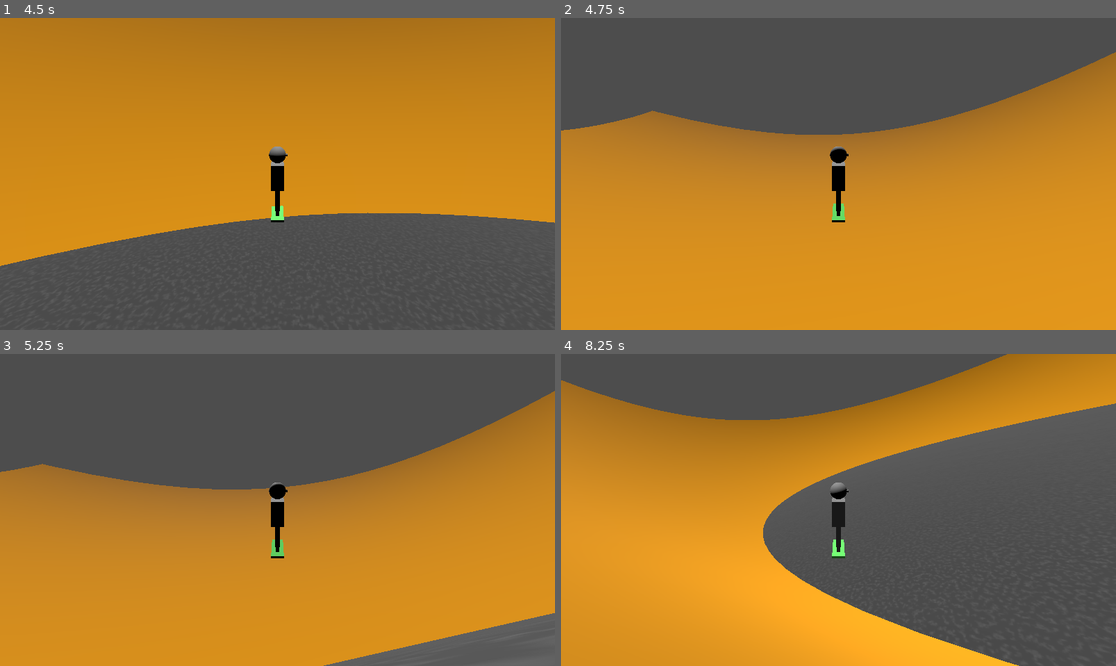
Above: before the commit, frames 1-4 (two rows, left to right).
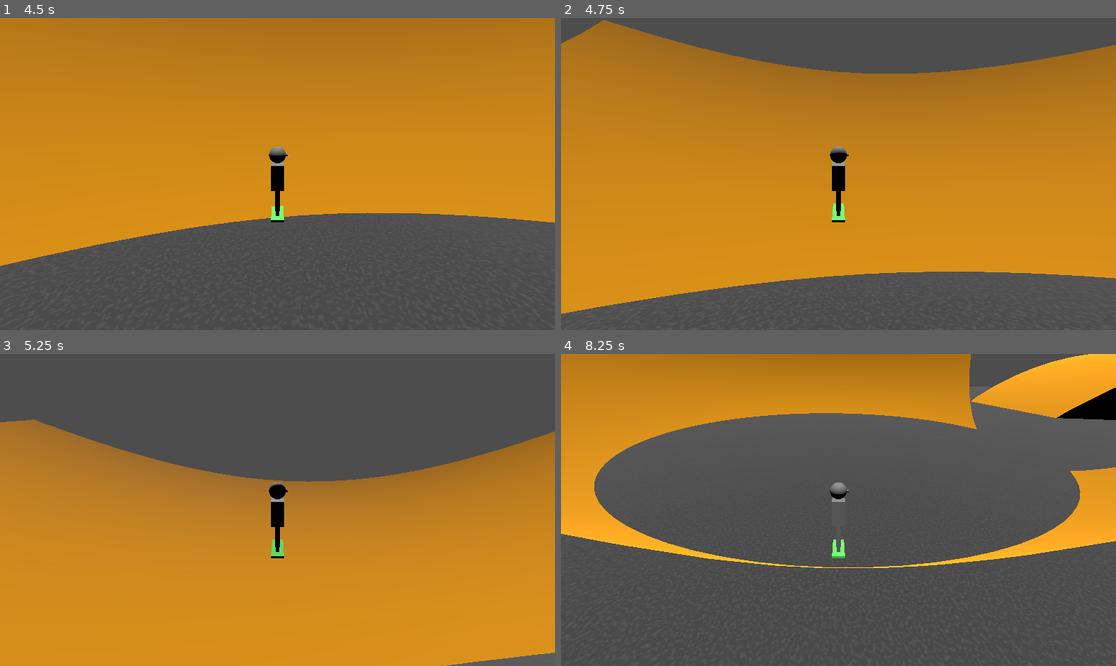
Above: after the commit, the same moments.

Repository: Griiimon/Skateboard-Demo
Game: Godot game, scene res://level.tscn
Same seed, same stepped clock (60 frames per second), same inputs: the game is played once before the commit and once after it.
Inputs:
- Up to frame 1 (4.5 s): hold D (turn_right) 0.53-1.28 s; tap W (push) every 0.75 s from 0.6 to 4.35 s; hold S (brake) 1.28-2.03 s; hold D (turn_right) 2.03-3.53 s; hold A (turn_left) from 3.53 s (still down)
- Up to frame 2 (4.75 s): keep holding A (turn_left)
- Up to frame 3 (5.25 s): release A (turn_left) at 5.03 s; hold S (brake) from 5.03 s (still down); tap W (push) at 5.1 s
- Up to frame 4 (8.25 s): release S (brake) at 5.78 s; hold D (turn_right) 5.78-8.03 s; tap W (push) every 0.75 s from 5.85 to 8.1 s; hold S (brake) from 8.03 s (still down)

Frame 1 is identical in both runs. In frame 2, 36% of the frame differs, in the area x 0-100%, y 0-100%; in frame 3, 10%; in frame 4, 62%.

Commit message:
optional y alignment

Diff:
--- a/player/skater.gd
+++ b/player/skater.gd
@@ -22,10 +22,11 @@
 	state_machine.on_integrate_forces(state)
 
 
-func update_model_position(delta: float, floor_align_factor: float= 10.0):
+func update_model_position(delta: float, y_align: bool= true, floor_align_factor: float= 10.0):
 	models.position= global_position
 
-	floor_align(delta * floor_align_factor)
+	if y_align:
+		floor_align(delta * floor_align_factor)
 
 
 func floor_align(weight: float):
--- a/player/skater.tscn
+++ b/player/skater.tscn
@@ -115,3 +115,7 @@
 [node name="Flying" type="Node" parent="State Machine"]
 script = ExtResource("5_ax7pu")
 gravity_scale = 1.0
+
+[node name="Align Delay" type="Timer" parent="State Machine/Flying"]
+wait_time = 0.5
+one_shot = true
--- a/player/states/flying.gd
+++ b/player/states/flying.gd
@@ -2,6 +2,8 @@
 extends PlayerStateMachineState
 
 signal land
+
+@onready var align_delay: Timer = $"Align Delay"
 
 @export var gravity_scale: float= 0.5
 
@@ -9,11 +11,11 @@
 
 func on_enter():
 	skater.gravity_scale= gravity_scale
-	pass
+	align_delay.start()
 
 
 func on_process(delta: float):
-	skater.update_model_position(delta)
+	skater.update_model_position(delta, align_delay.is_stopped())
 
 
 func on_physics_process(_delta: float):
--- a/player/states/rolling.gd
+++ b/player/states/rolling.gd
@@ -20,7 +20,7 @@
 
 
 func on_process(delta: float):
-	skater.update_model_position(delta, 1.0)
+	skater.update_model_position(delta, true, 1.0)
 
 	if skater.linear_velocity and not is_equal_approx(abs(skater.linear_velocity.normalized().dot(skater.models.basis.y)), 1.0):
 		skater.models.transform= skater.models.transform.interpolate_with(skater.models.transform.looking_at(skater.models.position + skater.linear_velocity.normalized(), skater.models.basis.y), delta * 10)
